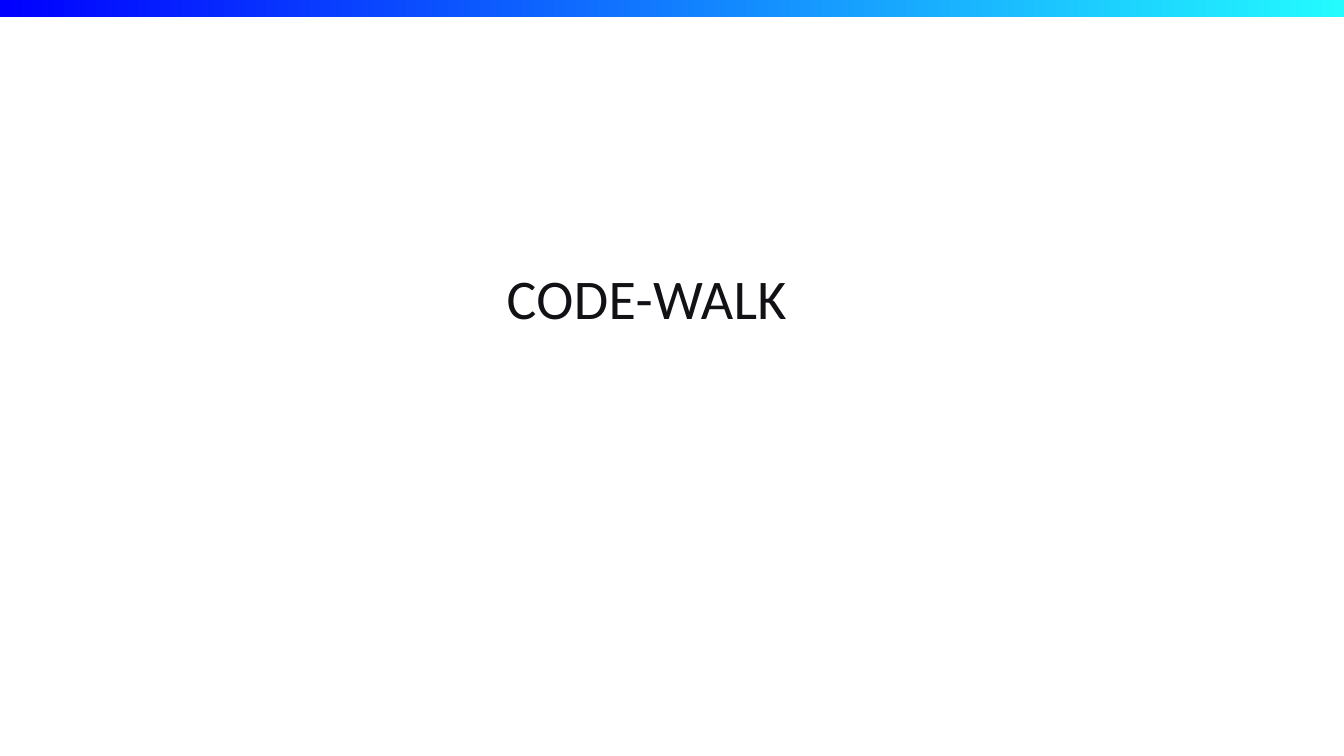
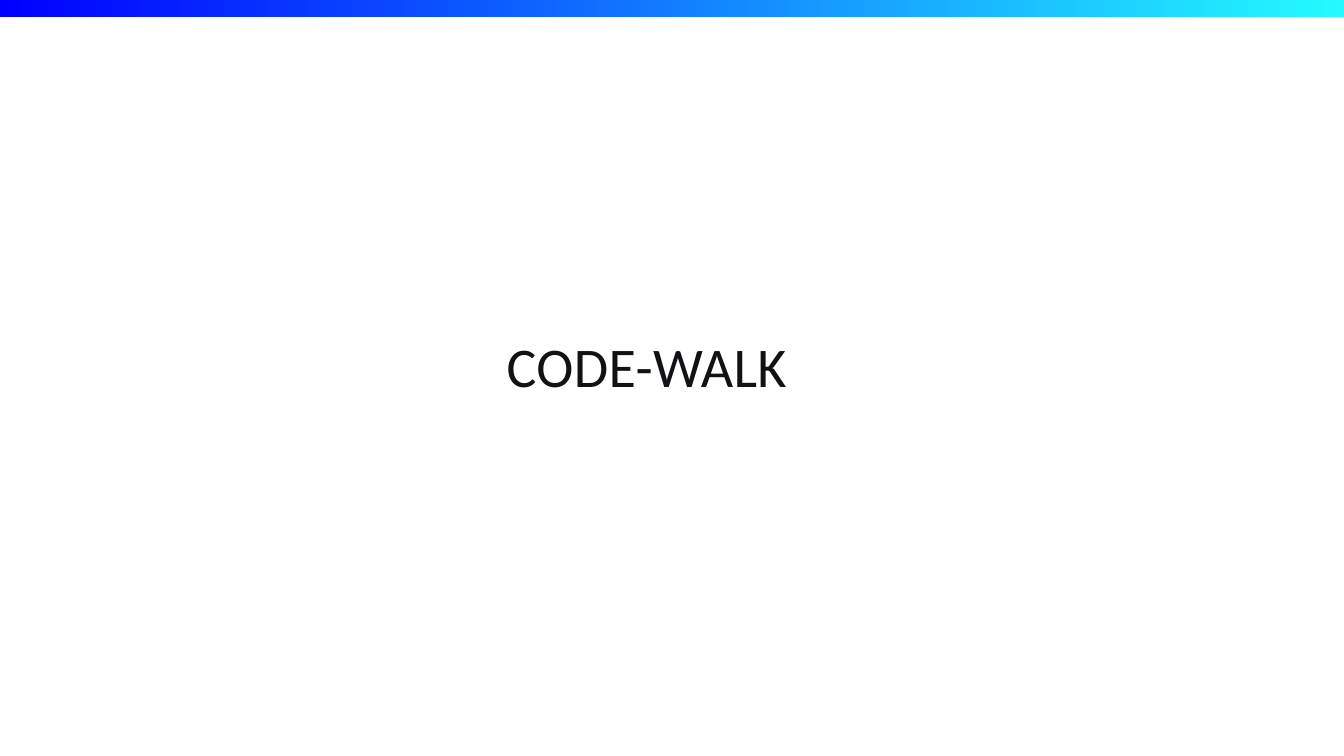
Before and after one commit to dalalayan1/shell-generator, a slide deck: slide 15 of generators.pptx (slide 9 before the commit). Drawn at 1344x756 pixels with LibreOffice and Linux fonts; fonts in the diff are those of the drawing; background and template pictures are left out. Boxes give left, top, right and bottom in pixels: in the first picture for what was removed or moved away, otherwise in the second. Text is boxed around its words. In the diff, an @@ line names an element or a change of style, - is before the commit and + after.

```diff
--- a/generators.pptx
+++ b/generators.pptx
@@ title "CODE-WALK": place and size @@
-title "CODE-WALK" at bbox=[507, 282, 787, 320]
+title "CODE-WALK" at bbox=[507, 350, 787, 388]
```
Also in this commit, not shown: 5 other slides changed, 7 slides added, 1 slide removed.
